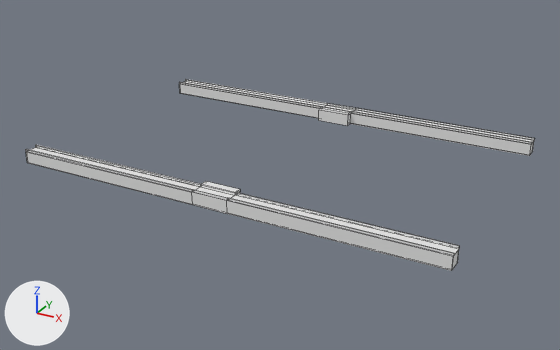
The OBJ model art/3D_Env/3D_Assets/3D_Models/Env_Models/0_Multi/PrisonRail.obj: old version first, new version second.
Before and after are seen from a camera (50 mm lens) standing at (4.81, -8.87, 7.66) and looking at (0.01, -0.15, 3.3). The axes (+X, +Y, +Z) are drawn at lower left. The lights are the same throughout. The older version comes first. Mesh edges are drawn as thin lines. Where no turn or scale is listed for an object, it has been applied to the vertices.

The first picture shows 'PrisonRail'.
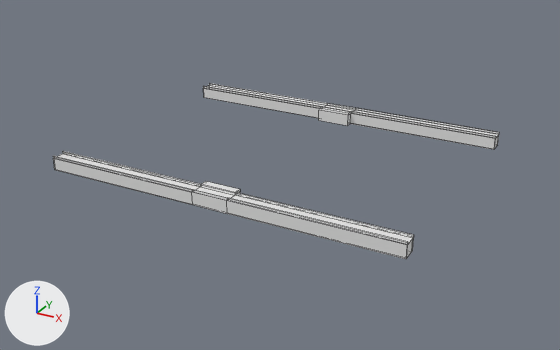
The change, as a list of edits to the scene's bpy script:
```text
Change me_prisonrail:
    used by ob_prisonrail; location = (0.0, 0.0, 0.0)
    remove me_prisonrail.from_pydata(...)  # 108 vertices, 104 faces; spans x -3.0..3.0, y -1.89..1.89, z 3.52..3.72
    add me_prisonrail.from_pydata(...)  # 108 vertices, 104 faces; spans x -2.5..2.5, y -1.89..1.89, z 3.52..3.72
    me_prisonrail part 1: all 12 vertices in x 3.0, y -1.89..-1.69, z 3.52..3.72 are moved by (-0.5, 0.0, 0.0)
    me_prisonrail part 2: all 12 vertices in x -3.0, y -1.89..-1.69, z 3.52..3.72 are moved by (0.5, 0.0, 0.0)
    me_prisonrail part 3: all 12 vertices in x 3.0, y 1.69..1.89, z 3.52..3.72 are moved by (-0.5, 0.0, 0.0)
    me_prisonrail part 4: all 12 vertices in x -3.0, y 1.69..1.89, z 3.52..3.72 are moved by (0.5, 0.0, 0.0)
```

Boxes (x1, y1, x2, y2) around the edits, measured in the pictures (560 x 350 px; the box of a moved part takes in the faces that stretch with it):
'PrisonRail', reshaped (12% narrower, 8% shorter)
    before: (25, 79, 534, 271)
    after: (53, 83, 499, 259)
part 1 of me_prisonrail, moved or reshaped
    before: (227, 192, 459, 271)
    after: (227, 192, 414, 259)
part 2 of me_prisonrail, moved or reshaped
    before: (25, 145, 200, 205)
    after: (53, 151, 200, 205)
part 3 of me_prisonrail, moved or reshaped
    before: (350, 108, 534, 156)
    after: (350, 108, 499, 149)
part 4 of me_prisonrail, moved or reshaped
    before: (179, 79, 327, 118)
    after: (203, 83, 327, 118)
